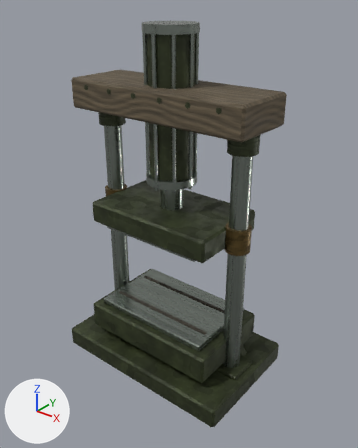
One commit to the glTF model public/assets/animated_mechanisms/029.glb: the scene before it, then after it.
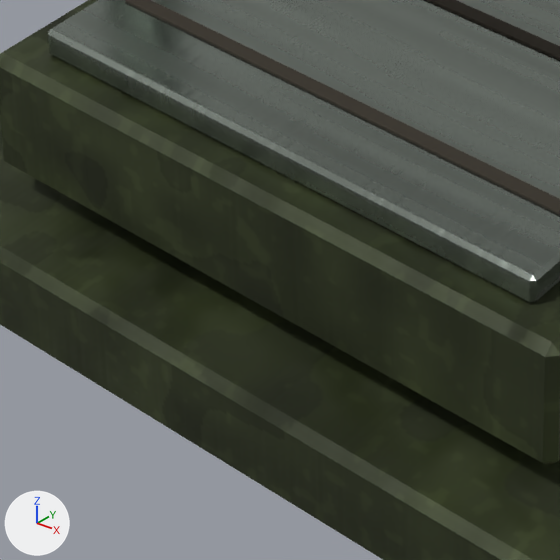
The first picture shows the older version from a 50 mm camera at (1.92, -2.33, 2.54) aimed at (0.06, 0.0, 1.1). The close-ups show the older and then the newer version on the part from 26% to 57% of the width and 65% to 90% of the height of that picture. Only the edits that show in the close-ups are written down. The lights are fixed; the arrows at lower left show +X, +Y and +Z. Where no turn or scale is listed for an object, it has been applied to the vertices.

In view in the first close-up: 'machined-bearing-steel.001', 'mortar-joint-recess', 'olive-painted-field-steel.001'.
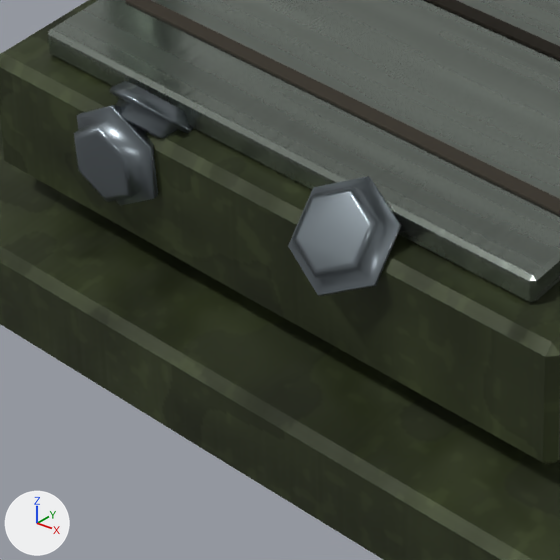
What the commit changed:
Material 'service bolt' (mat_service_bolt) is new.
Its base color is (0.18, 0.21, 0.23) (grey #767e84).
Its metallic is 0.85.
Its roughness is 0.32.
Mesh me_service_bolt_002 is new.
It has 144 vertices, 272 faces and spans x -0.28..0.27, y -0.34..0.24, z 0.34..2.06.
It uses material mat_service_bolt (grey #767e84).
Mesh me_service_bolt_001 is new.
It has 144 vertices, 272 faces and spans x -0.32..0.28, y -0.38..0.22, z 0.27..1.96.
It uses material mat_service_bolt (grey #767e84).
Object 'service bolt.002' (ob_service_bolt_002) is new; it shows me_service_bolt_002.
Its location is (0.0, 0.0, 0.0).
Object 'service bolt.001' (ob_service_bolt_001) is new; it shows me_service_bolt_001.
Its location is (0.0, 0.0, 0.0).

Boxes (x1, y1, x2, y2) around the edits, measured in the close-ups (560 x 560 px):
'service bolt.001', added: after (74, 105, 402, 296)
'service bolt.002', added: after (109, 81, 193, 139)
